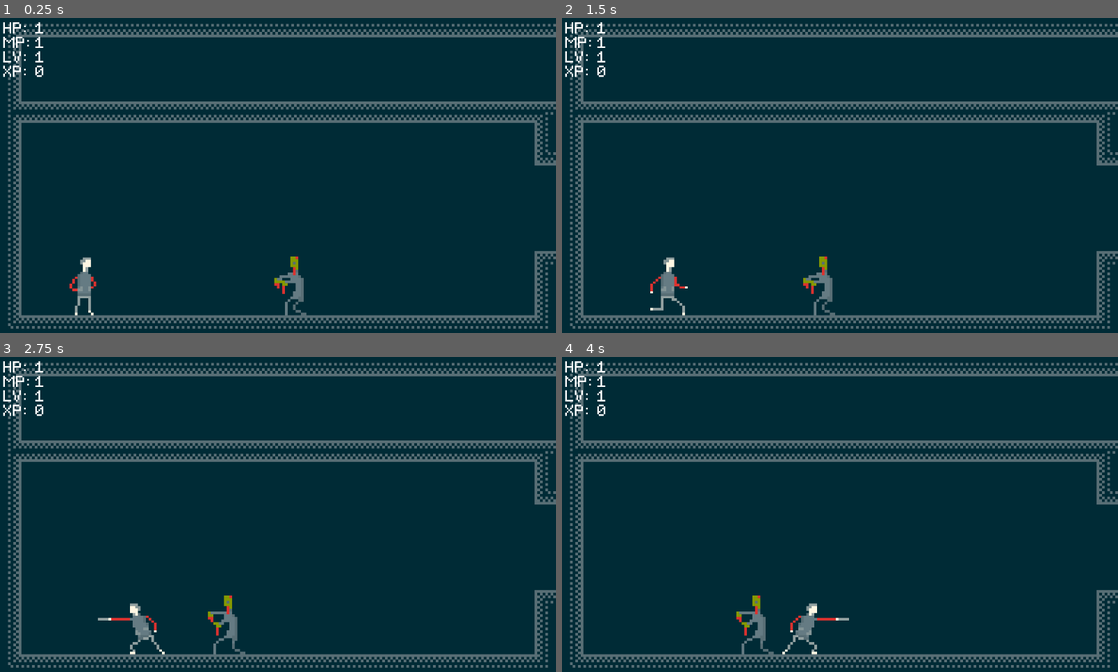
Above: before the commit, frames 1-4 (two rows, left to right).
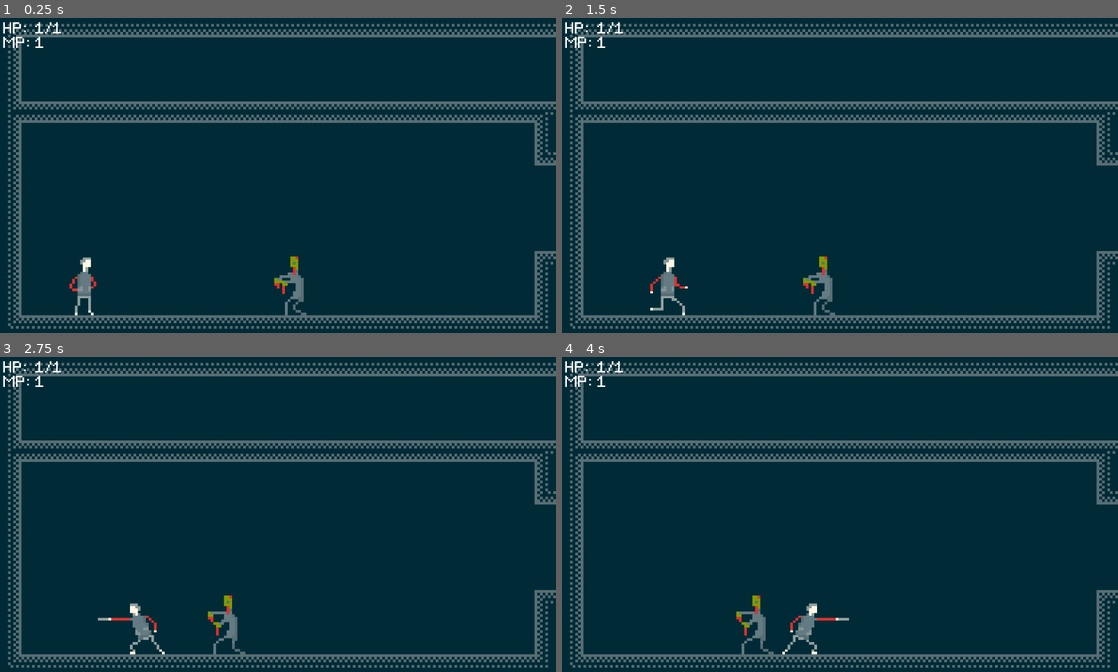
Above: after the commit, the same moments.

Repository: CloneDeath/ZombiesAteMyTeacher
Game: Godot game, scene res://Levels/Levels/Classroom/Classroom.tscn
The game is run twice, just before and just after one commit, with the same random seed, the same clock (stepped at 60 frames per second) and the same inputs.
Inputs:
- Up to frame 1 (0.25 s): no input
- Up to frame 2 (1.5 s): hold Right (move_right) from 0.53 s (still down); tap F (attack_weapon) at 0.6, 1.35 s; tap Space (move_jump) at 0.77 s
- Up to frame 3 (2.75 s): tap Space (move_jump) at 1.52 s; release Right (move_right) at 2.03 s; hold Left (move_left) from 2.03 s (still down); tap F (attack_weapon) at 2.1 s
- Up to frame 4 (4 s): release Left (move_left) at 2.78 s; hold Right (move_right) from 2.78 s (still down); tap F (attack_weapon) at 2.85, 3.6 s; tap Space (move_jump) at 3.02, 3.77 s

The runs differ from the first frame. In frame 1, 0.2% of the frame differs, in the area x 0-11%, y 1-19%; in frame 2, 0.2%; in frame 3, 0.2%; in frame 4, 0.2%.

Commit message:
Changed experience and level system to instead be a soul fragment system

Diff:
--- a/Levels/Enemies/BaseEnemy.gd
+++ b/Levels/Enemies/BaseEnemy.gd
@@ -2,8 +2,8 @@
 var float_text_scene = load("res://Engine/FloatingNumber/FloatingNumber.tscn");
 
 var Health;
-export var MaxHealth = 1;
-export var XpValue = 1;
+export(int) var MaxHealth = 1;
+export(String) var SoulName = null;
 
 var initial_position;
 
@@ -28,7 +28,7 @@
 func kill():
 	disable();
 	for player in get_tree().get_nodes_in_group("player"):
-		player.give_xp(XpValue);
+		player.give_soul_fragment(SoulName);
 
 func disable():
 	$Sprite.visible = false;
--- /dev/null
+++ b/Levels/Enemies/Zombie/Idle.gd
@@ -0,0 +1 @@
+extends State
--- a/Levels/Enemies/Zombie/Zombie.gd
+++ b/Levels/Enemies/Zombie/Zombie.gd
@@ -9,3 +9,11 @@
 
 func _physics_process(_delta):
 	$Sprite.scale.x = facing;
+
+func kill():
+	.kill();
+	$StateMachine.transition_to_state("Idle");
+
+func respawn():
+	.respawn();
+	$StateMachine.transition_to_state("Move");
--- a/Levels/Enemies/Zombie/Zombie.tscn
+++ b/Levels/Enemies/Zombie/Zombie.tscn
@@ -6,6 +6,7 @@
 [ext_resource path="res://Engine/StateMachine/StateMachine.gd" type="Script" id=4]
 [ext_resource path="res://Levels/Enemies/Zombie/Move.gd" type="Script" id=5]
 [ext_resource path="res://Levels/Enemies/Zombie/Damaged.gd" type="Script" id=6]
+[ext_resource path="res://Levels/Enemies/Zombie/Idle.gd" type="Script" id=7]
 
 [sub_resource type="RectangleShape2D" id=1]
 extents = Vector2( 4, 9 )
@@ -69,6 +70,7 @@
 [node name="Zombie" index="0" instance=ExtResource( 1 )]
 collision_layer = 4
 script = ExtResource( 2 )
+SoulName = "Zombie"
 
 [node name="Sprite" parent="." index="0"]
 position = Vector2( 0, -16 )
@@ -112,3 +114,6 @@
 
 [node name="Damaged" type="Node" parent="StateMachine" index="1"]
 script = ExtResource( 6 )
+
+[node name="Idle" type="Node" parent="StateMachine" index="2"]
+script = ExtResource( 7 )
--- a/Levels/Levels/BaseLevel.gd
+++ b/Levels/Levels/BaseLevel.gd
@@ -1,4 +1,4 @@
 extends TileMap
 
 func _process(_delta):
-	$HUD/Xp/Value.text = str($Player.experience);
+	$HUD/Hp/Value.text = str($Player.health) + "/" + str($Player.max_health);
--- a/Levels/Levels/BaseLevel.tscn
+++ b/Levels/Levels/BaseLevel.tscn
@@ -711,7 +711,6 @@
 transform = Transform2D( 3, 0, 0, 3, 0, 0 )
 
 [node name="Hp" type="Label" parent="HUD"]
-editor/display_folded = true
 margin_left = 2.0
 margin_right = 33.0
 margin_bottom = 14.0
@@ -723,7 +722,7 @@
 margin_right = 51.0
 margin_bottom = 14.0
 custom_fonts/font = SubResource( 74 )
-text = "1"
+text = "1/1"
 
 [node name="Mp" type="Label" parent="HUD"]
 editor/display_folded = true
@@ -740,35 +739,3 @@
 margin_bottom = 14.0
 custom_fonts/font = SubResource( 74 )
 text = "1"
-
-[node name="Lv" type="Label" parent="HUD"]
-editor/display_folded = true
-margin_left = 2.0
-margin_top = 18.0
-margin_right = 19.0
-margin_bottom = 32.0
-custom_fonts/font = SubResource( 74 )
-text = "LV:"
-
-[node name="Value" type="Label" parent="HUD/Lv"]
-margin_left = 20.0
-margin_right = 51.0
-margin_bottom = 14.0
-custom_fonts/font = SubResource( 74 )
-text = "1"
-
-[node name="Xp" type="Label" parent="HUD"]
-editor/display_folded = true
-margin_left = 2.0
-margin_top = 27.0
-margin_right = 19.0
-margin_bottom = 41.0
-custom_fonts/font = SubResource( 74 )
-text = "XP:"
-
-[node name="Value" type="Label" parent="HUD/Xp"]
-margin_left = 20.0
-margin_right = 51.0
-margin_bottom = 14.0
-custom_fonts/font = SubResource( 74 )
-text = "0"
--- a/Levels/Levels/Classroom/Classroom.tscn
+++ b/Levels/Levels/Classroom/Classroom.tscn
@@ -11,7 +11,6 @@
 editor/display_folded = true
 
 [node name="Homeroom" parent="Cells" index="0" instance=ExtResource( 2 )]
-Cells = Rect2( 0, 0, 1, 1 )
 
 [node name="Hallway" parent="Cells" index="1" instance=ExtResource( 2 )]
 Cells = Rect2( 1, 0, 2, 1 )
--- a/Player/Player.gd
+++ b/Player/Player.gd
@@ -1,7 +1,10 @@
 extends KinematicBody2D
 class_name Player
 
-var experience = 0;
+var health;
+var max_health setget ,get_max_health;
+func get_max_health():
+	return 1 + $SoulFragments/Zombie.level;
 
 var velocity = Vector2(0, 0);
 var jump_speed = 175;
@@ -10,6 +13,9 @@
 var facing = 1;
 
 var input = PlayerInput.new();
+
+func _ready():
+	health = self.max_health;
 
 func _process(delta):
 	input.update(delta);
@@ -37,5 +43,5 @@
 		facing = 1 if input.Right else -1;
 	$Sprite.scale.x = facing;
 
-func give_xp(xp):
-	self.experience += xp;
+func give_soul_fragment(soul):
+	$SoulFragments.get_node(soul).increment();
--- a/Player/Player.tscn
+++ b/Player/Player.tscn
@@ -9,8 +9,7 @@
 [ext_resource path="res://Player/States/InAir.gd" type="Script" id=7]
 [ext_resource path="res://Player/States/Jump.gd" type="Script" id=8]
 [ext_resource path="res://Player/States/Attack.gd" type="Script" id=9]
-
-
+[ext_resource path="res://Player/SoulFragments/Zombie.gd" type="Script" id=10]
 
 [sub_resource type="RectangleShape2D" id=1]
 extents = Vector2( 3, 2 )
@@ -234,6 +233,7 @@
 anims/Run = SubResource( 8 )
 
 [node name="StateMachine" type="Node" parent="."]
+editor/display_folded = true
 script = ExtResource( 4 )
 
 [node name="Idle" type="Node" parent="StateMachine"]
@@ -250,3 +250,8 @@
 
 [node name="Attack" type="Node" parent="StateMachine"]
 script = ExtResource( 9 )
+
+[node name="SoulFragments" type="Node" parent="."]
+
+[node name="Zombie" type="Node" parent="SoulFragments"]
+script = ExtResource( 10 )
--- /dev/null
+++ b/Player/SoulFragment.gd
@@ -0,0 +1,15 @@
+extends Node
+class_name SoulFragment
+
+var level = 0;
+var xp = 0;
+
+func increment():
+	xp += 1;
+	if (xp >= 10):
+		level += 1;
+		xp -= 10;
+		on_level_up();
+
+func on_level_up():
+	pass;
--- /dev/null
+++ b/Player/SoulFragments/Zombie.gd
@@ -0,0 +1,5 @@
+extends SoulFragment
+
+func on_level_up():
+	var player = get_node("../..");
+	player.health = player.max_health;
--- a/project.godot
+++ b/project.godot
@@ -20,6 +20,11 @@
 "path": "res://Player/PlayerInput.gd"
 }, {
 "base": "Node",
+"class": "SoulFragment",
+"language": "GDScript",
+"path": "res://Player/SoulFragment.gd"
+}, {
+"base": "Node",
 "class": "State",
 "language": "GDScript",
 "path": "res://Engine/StateMachine/State.gd"
@@ -32,6 +37,7 @@
 _global_script_class_icons={
 "Player": "",
 "PlayerInput": "",
+"SoulFragment": "",
 "State": "",
 "StateMachine": ""
 }
Not shown: 1 places in Levels/Enemies/Zombie/Zombie.tscn that only renumber resources
Not shown: 1 places in Player/Player.tscn that only renumber resources
